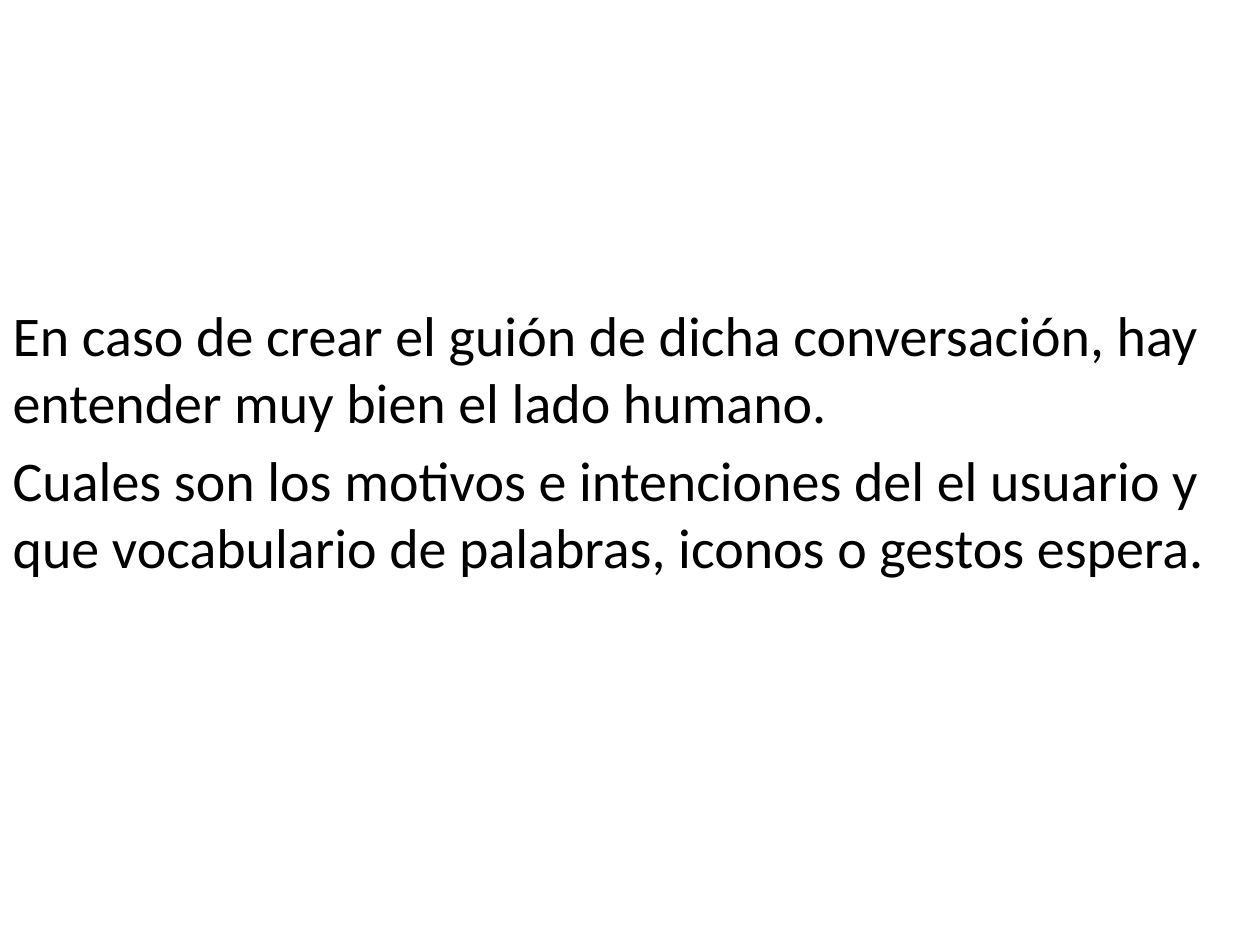
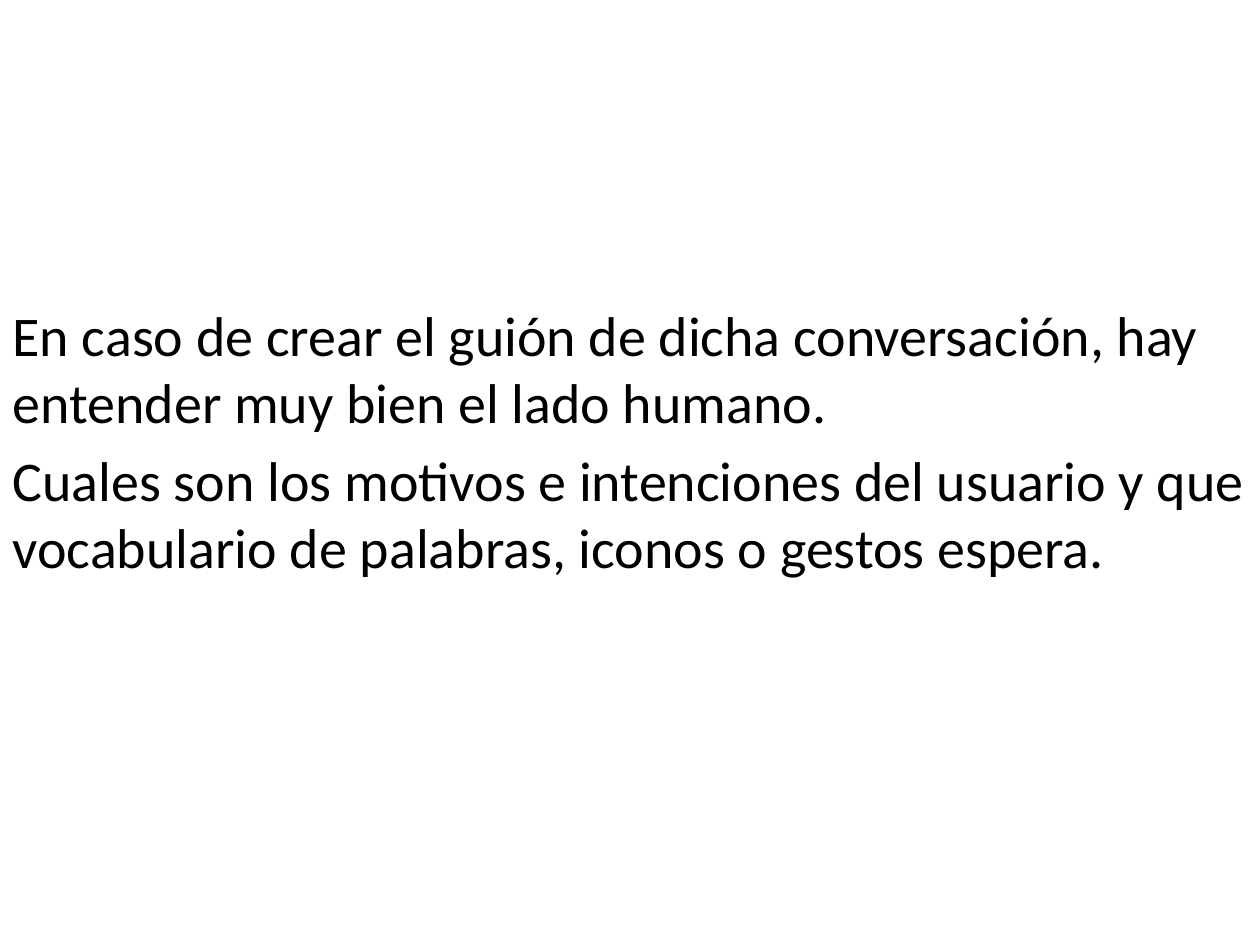
Before and after one commit to holtlanf999/designing-interfaces, a slide deck: slide 7 of UI to User.pptx. Drawn at 1260x945 pixels with LibreOffice and Linux fonts; fonts in the diff are those of the drawing. Boxes give left, top, right and bottom in pixels: in the first picture for what was removed or moved away, otherwise in the second. Text is boxed around its words. In the diff, an @@ line names an element or a change of style, - is before the commit and + after.

```diff
--- a/UI to User.pptx
+++ b/UI to User.pptx
@@ text at bbox=[13, 462, 1244, 578]: text changed @@
-Cuales son los motivos e intenciones del el usuario y que vocabulario de palabras, iconos o gestos espera.
+Cuales son los motivos e intenciones del usuario y que vocabulario de palabras, iconos o gestos espera.
```
Also in this commit, not shown: 9 other slides changed, 11 slides added, 7 slides removed.
